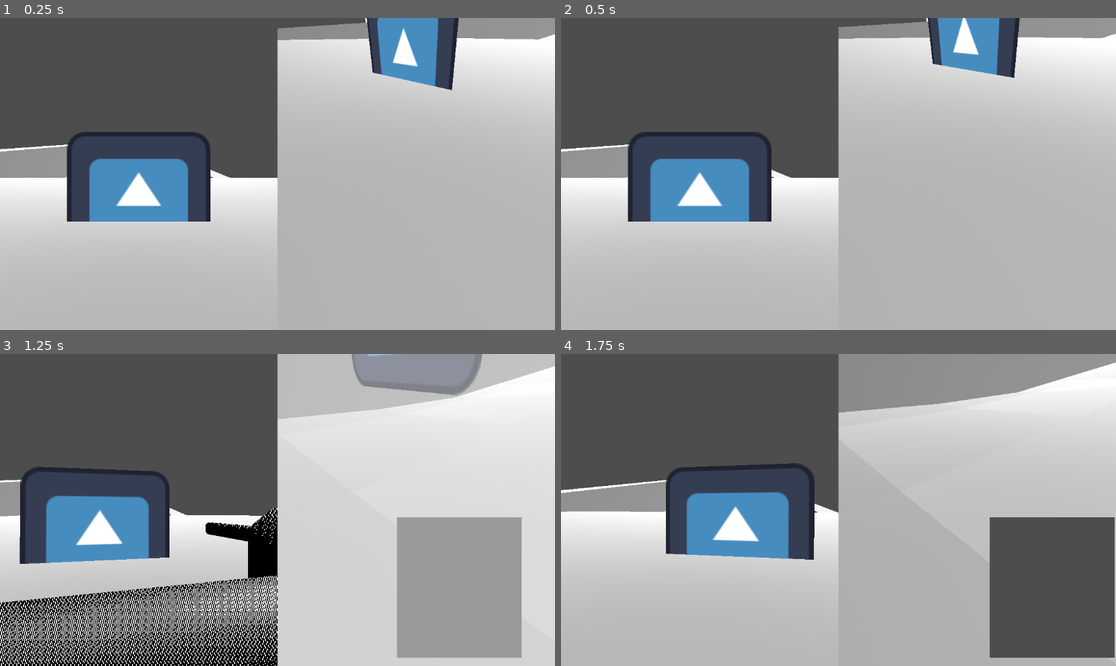
Above: before the commit, frames 1-4 (two rows, left to right).
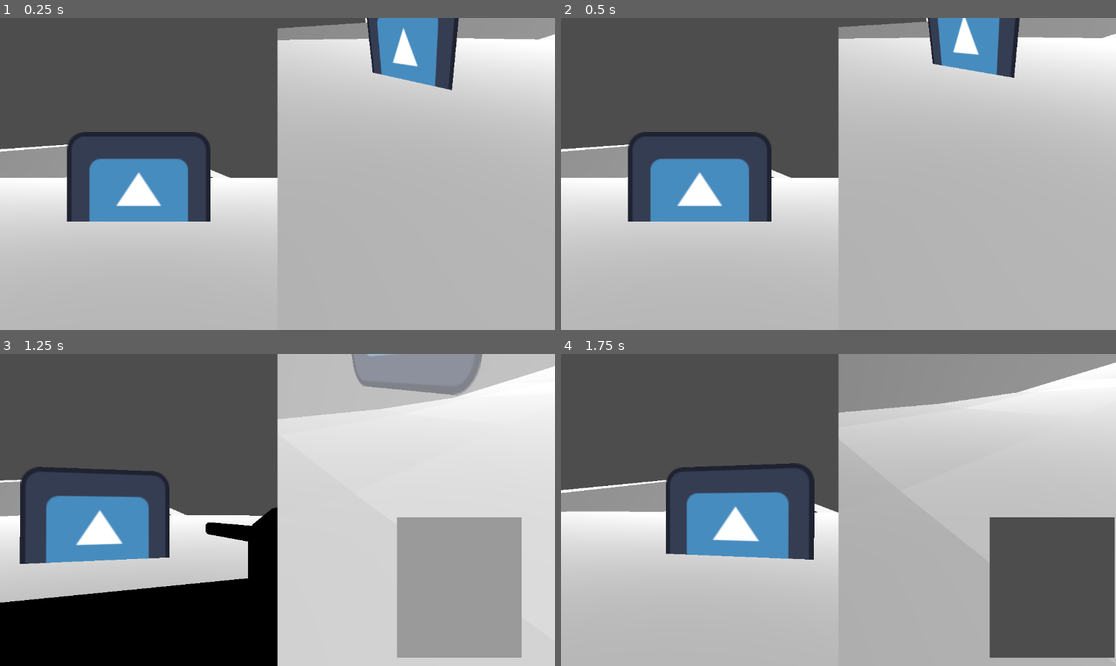
Above: after the commit, the same moments.

Repository: Just-a-Bee/bigfoot
Game: Godot game, scene res://UI Scenes/main.tscn
The game is run twice, just before and just after one commit, with the same random seed, the same clock (stepped at 60 frames per second) and the same inputs. The engine's default icon, where the game draws it, is replaced by a stand-in: a white triangle on a blue panel in a dark square.
Inputs (mouse positions are in pixels of both pictures, inside the frame that each line leads up to):
- Up to frame 1 (0.25 s): no input
- Up to frame 2 (0.5 s): no input
- Up to frame 3 (1.25 s): move the mouse to (305, 510) at 0.52 s; hold W (drone_forward) from 0.53 s (still down); hold Space (drone_picture) from 0.53 s (still down); click (305, 510) at 0.67 s
- Up to frame 4 (1.75 s): keep holding W (drone_forward); move the mouse to (810, 510) at 1.27 s; release Space (drone_picture) at 1.28 s; click (810, 510) at 1.35 s

Frames 1-2 are identical in both runs. In frame 3, 7.2% of the frame differs, in the area x 0-51%, y 49-100%; in frame 4, nothing differs.

Commit message:
add bigfoot model and some animations

Diff:
--- /dev/null
+++ b/3d/materials/bigfoot-fur.tres
@@ -0,0 +1,21 @@
+[gd_resource type="ShaderMaterial" load_steps=4 format=3 uid="uid://e2gt84hkal53"]
+
+[ext_resource type="Shader" path="res://dithering-shader-resources/alpha-dither.gdshader" id="1_yu88a"]
+[ext_resource type="Texture2D" uid="uid://w083sms3bswj" path="res://3d/textures/bigfoot-fur-tex-smal.png" id="2_c06n8"]
+[ext_resource type="Texture2D" uid="uid://qmjtyc501ivv" path="res://dithering-shader-resources/ditherpattern5.png" id="2_fb2ow"]
+
+[resource]
+render_priority = 0
+shader = ExtResource("1_yu88a")
+shader_parameter/col_dither_scale = 3.0
+shader_parameter/alpha_dither_scale = null
+shader_parameter/shadow_col = Color(0, 0, 0, 1)
+shader_parameter/base_col = Color(0.956863, 0.376471, 0.211765, 1)
+shader_parameter/highlight_col = Color(1, 1, 1, 1)
+shader_parameter/exposure = 1.0
+shader_parameter/lighten = 0.0
+shader_parameter/shadow_thresh = 0.34
+shader_parameter/highlight_thresh = 0.58
+shader_parameter/light_dir = Vector3(0.5, 1, 0.3)
+shader_parameter/dither_texture = ExtResource("2_fb2ow")
+shader_parameter/col_map = ExtResource("2_c06n8")
--- /dev/null
+++ b/3d/materials/bigfoot-skin.tres
@@ -0,0 +1,21 @@
+[gd_resource type="ShaderMaterial" load_steps=4 format=3 uid="uid://cgmipatssxh65"]
+
+[ext_resource type="Shader" path="res://dithering-shader-resources/alpha-dither.gdshader" id="1_dui8g"]
+[ext_resource type="Texture2D" uid="uid://bptxyltkb2bwx" path="res://3d/textures/bigfoot-skin-faces/bigfoot-face-eek.png" id="2_2kj02"]
+[ext_resource type="Texture2D" uid="uid://qmjtyc501ivv" path="res://dithering-shader-resources/ditherpattern5.png" id="2_6k4jo"]
+
+[resource]
+render_priority = 0
+shader = ExtResource("1_dui8g")
+shader_parameter/col_dither_scale = 2.0
+shader_parameter/alpha_dither_scale = null
+shader_parameter/shadow_col = Color(0, 0, 0, 1)
+shader_parameter/base_col = Color(0.843137, 0.14902, 0.219608, 1)
+shader_parameter/highlight_col = Color(1, 1, 1, 1)
+shader_parameter/exposure = 4.0
+shader_parameter/lighten = 3.0
+shader_parameter/shadow_thresh = 0.0
+shader_parameter/highlight_thresh = 0.24
+shader_parameter/light_dir = Vector3(0.5, 1, 0.3)
+shader_parameter/dither_texture = ExtResource("2_6k4jo")
+shader_parameter/col_map = ExtResource("2_2kj02")
--- /dev/null
+++ b/Actors/bigfoot.gd
@@ -0,0 +1,35 @@
+extends Node3D
+
+#!!!!!!!! Available animations are currently:
+#"run", "walk-slow", "walk-normal"
+
+@onready var animationplayer :AnimationPlayer = $AnimationPlayer
+@onready var mesh :MeshInstance3D = $"rig/Skeleton3D/bigfoot-base"
+
+enum faces {angry1,angry2,eek,smile,looksmaxxing}
+
+const face_textures = [\
+preload("res://3d/textures/bigfoot-skin-faces/bigfoot-face-angry-1.png"),\
+preload("res://3d/textures/bigfoot-skin-faces/bigfoot-face-angry-2.png"),\
+preload("res://3d/textures/bigfoot-skin-faces/bigfoot-face-eek.png"),\
+preload("res://3d/textures/bigfoot-skin-faces/bigfoot-face-smile.png"),\
+preload("res://3d/textures/bigfoot-skin-faces/bigfoot-face-looksmaxxing.png")\
+]
+
+func _ready() -> void:
+	mesh.set_surface_override_material\
+	(1, load("res://3d/materials/bigfoot-skin.tres"))
+	play_anim("run")
+
+#play a looping animation
+func play_anim(animation_name:String) ->void:
+	var anim = animationplayer.get_animation(animation_name)
+	anim.loop_mode = Animation.LOOP_LINEAR
+	animationplayer.play(animation_name)
+
+#switch to a face from the faces enum
+func switch_face(new_face:faces) ->void:
+	var mat = mesh.get_surface_override_material(1)
+	#print(mat)
+	if mat is ShaderMaterial:
+		mat.set_shader_parameter("col_map", face_textures[new_face])
--- /dev/null
+++ b/Actors/bigfoot.tscn
@@ -0,0 +1,9 @@
+[gd_scene load_steps=3 format=3 uid="uid://corlmjkx0tyus"]
+
+[ext_resource type="PackedScene" uid="uid://d26omwe8fqvrs" path="res://3d/models/bigfoot-model-animated.glb" id="1_arj4o"]
+[ext_resource type="Script" path="res://Actors/bigfoot.gd" id="2_vbusl"]
+
+[node name="Node3D" type="Node3D"]
+
+[node name="bigfoot-model-animated" parent="." instance=ExtResource("1_arj4o")]
+script = ExtResource("2_vbusl")
--- a/dithering-shader-resources/alpha-dither.gdshader
+++ b/dithering-shader-resources/alpha-dither.gdshader
@@ -13,6 +13,8 @@
 uniform vec3 base_col : source_color;
 uniform vec3 highlight_col : source_color;
 
+uniform float exposure;
+uniform float lighten;
 uniform float shadow_thresh : hint_range(0.0, 1.0, 0.02);
 uniform float highlight_thresh : hint_range(0.0, 1.0, 0.02);
 uniform vec3 light_dir;
@@ -58,12 +60,13 @@
 
 
 	float lum = .5*(1.0+dot(NORMAL, normalize(light_dir)));
+	lum -= 1.0+lighten+(-1.0 * (1.0+exposure) * texture(col_map, UV).r);
 	lum -= col_weight;
 
 
 
 	if (lum < shadow_thresh) ALBEDO = shadow_col;
-	//else if (lum > highlight_thresh) ALBEDO = highlight_col;
+	else if (lum > highlight_thresh) ALBEDO = highlight_col;
 	else ALBEDO = base_col;
 
 
Binary file added: 3d/models/bigfoot-model-animated.glb
Not shown, added: 3d/models/bigfoot-model-animated.glb.import
Binary file added: 3d/models/bigfoot-model.glb
Not shown, added: 3d/models/bigfoot-model.glb.import
Binary file added: 3d/textures/bigfoot-fur-tex-smal.png
Not shown, added: 3d/textures/bigfoot-fur-tex-smal.png.import
Binary file added: 3d/textures/bigfoot-skin-faces/bigfoot-face-angry-1.png
Not shown, added: 3d/textures/bigfoot-skin-faces/bigfoot-face-angry-1.png.import
Binary file added: 3d/textures/bigfoot-skin-faces/bigfoot-face-angry-2.png
Not shown, added: 3d/textures/bigfoot-skin-faces/bigfoot-face-angry-2.png.import
Binary file added: 3d/textures/bigfoot-skin-faces/bigfoot-face-eek.png
Not shown, added: 3d/textures/bigfoot-skin-faces/bigfoot-face-eek.png.import
(and 4 more such lines)
